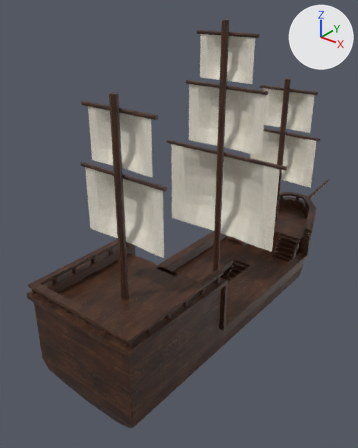
Before and after pictures for a commit that changed the glTF model resources/ship.glb.
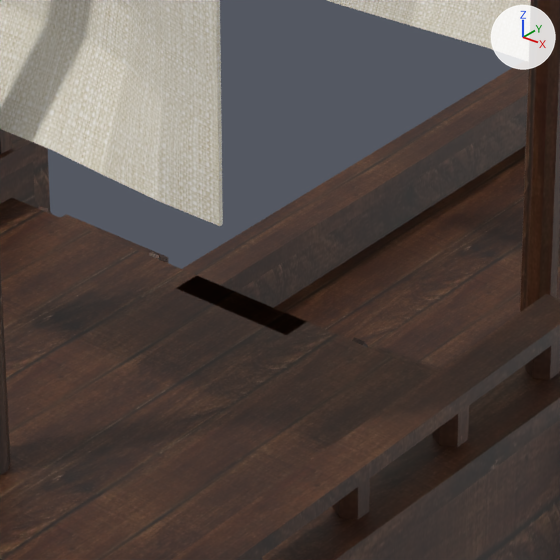
There are two pictures of each version: one whole from a 50 mm camera at (26.6, -38.4, 26.1) aimed at (-3.9, -0.3, 2.5), one close up on the part from 36% to 61% of the width and 49% to 70% of the height. Lighting does not change. The marker at upper right points along +X, +Y and +Z. Where no turn or scale is listed for an object, it has been applied to the vertices. Vertices at the same position are counted once.
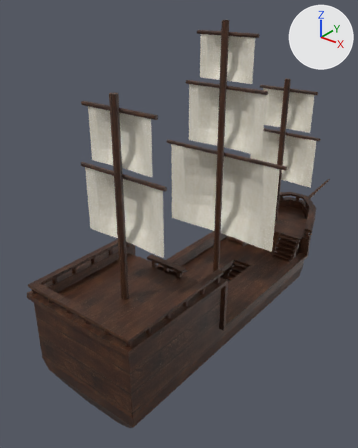
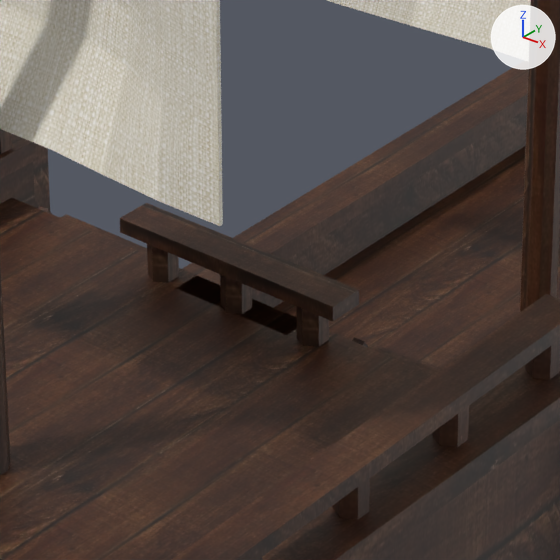
Changed parts and their boxes [x1, y1, x2, y2] in the close-ups (560 x 560 px):
part 1 of me_cylinder_007, added (brown): after [120, 203, 359, 321]
part 2 of me_cylinder_007, added (black): after [129, 212, 329, 347]

What the commit changed:
me_cylinder_007 is used by ob_cylinder_007; location (-5.21, 11.78, -0.28).
me_cylinder_007 had 3044 vertices, 6041 faces and spanned x -1.6..12.5, y -30.7..18.9, z -8.9..23.5.
me_cylinder_007 now has 3092 vertices, 6091 faces and spans x -1.6..12.5, y -30.7..18.9, z -8.9..23.5.
me_cylinder_007 part 1: a new loose piece, a box spanning x 3.29..7.61, y -19.51..-18.87, z 2.41..2.68, in mat_material (picture img_wood).
Part 2, on me_cylinder_007:
22 vertices are added at x 3.3..7.2, y -19.5..-18.9, z 1.7..2.7.
18 new vertices lie (0.0, 0.0, 0.7) away from vertices in x 3.7..7.2, y -19.5..-19.0, z 1.7.
38 new faces join them, mat_material (picture img_wood).
